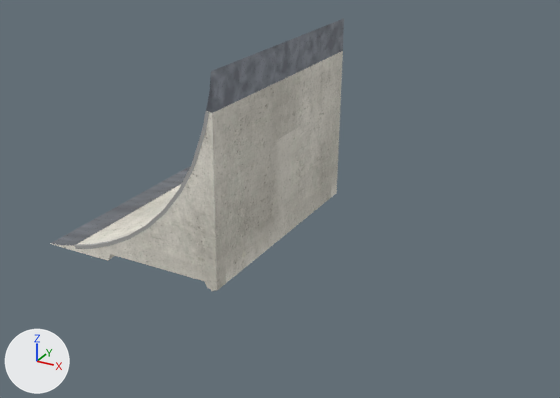
Before and after pictures for a commit that changed the glTF model public/katalog/modelle/wall-ramp-200.gltf.
One viewpoint serves both versions: a camera (50 mm lens) standing at (4.35, -6.21, 3.52) and looking at (1.03, -0.19, 0.51). Every picture has the same lights, and +X, +Y and +Z are marked at lower left. The older version comes first. Vertices at exactly the same position are counted once.

Script lines for the objects in view, before the commit:
```python
me_sk1799_wall_ramp_200_001 = bpy.data.meshes.new('SK1799_Wall_Ramp_200.001')
me_sk1799_wall_ramp_200_001.from_pydata(...)  # 169 vertices, 210 faces; spans x -1.0..1.0, y -1.25..1.25, z 0.0..2.0
# faces by material slot: [104, 22, 84]
me_sk1799_wall_ramp_200_001.materials.append(mat_beton_web_112)
me_sk1799_wall_ramp_200_001.materials.append(mat_stahl_web_071)
me_sk1799_wall_ramp_200_001.materials.append(mat_kantenwinkel_web_062)
ob_sk1799_wall_ramp_200_001 = bpy.data.objects.new('SK1799_Wall_Ramp_200.001', me_sk1799_wall_ramp_200_001)
ob_sk1799_wall_ramp_200_001.location = (0.0, 0.0, 0.0)
```
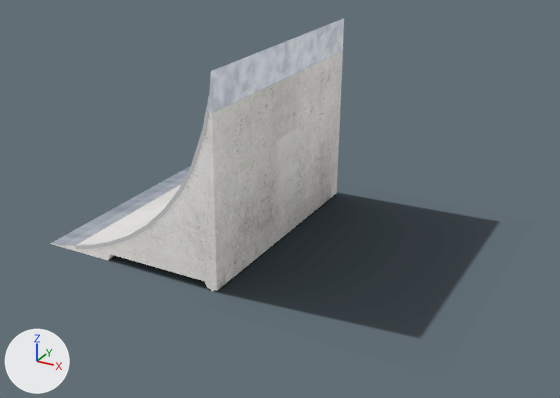
Changed parts and their boxes [x1, y1, x2, y2] in the pictures (560 x 398 px; the box of a moved part takes in the faces that stretch with it):
'Schatten', added
    after: [108, 193, 498, 337]
part 1 of me_sk1799_wall_ramp_200_001, moved or reshaped
    both: [79, 185, 181, 260]
part 2 of me_sk1799_wall_ramp_200_001, recoloured
    both: [52, 51, 343, 291]
part 3 of me_sk1799_wall_ramp_200_001, recoloured
    both: [50, 18, 344, 245]
part 4 of me_sk1799_wall_ramp_200_001, recoloured
    both: [75, 111, 209, 249]

What changed in the scene script:
```text
Add img_wall_ramp_200_licht:
    img_wall_ramp_200_licht = load_image('wall-ramp-200_licht', 'texturen/wall-ramp-200_licht.jpg', 2048, 2048, 'sRGB')
Add img_wall_ramp_200_schatten:
    img_wall_ramp_200_schatten = load_image('wall-ramp-200_schatten', 'texturen/wall-ramp-200_schatten.png', 289, 215, 'sRGB')
Add mat_kantenwinkel_web_019:
    mat_kantenwinkel_web_019 = bpy.data.materials.new('Kantenwinkel_web.019')
    # uses the picture img_wall_ramp_200_licht
Add mat_beton_web_045:
    mat_beton_web_045 = bpy.data.materials.new('Beton_web.045')
    # uses the picture img_wall_ramp_200_licht
Add mat_stahl_web_035:
    mat_stahl_web_035 = bpy.data.materials.new('Stahl_web.035')
    # uses the picture img_wall_ramp_200_licht
Add mat_schatten_043:
    mat_schatten_043 = bpy.data.materials.new('Schatten.043')
    # uses the picture img_wall_ramp_200_schatten
Change me_sk1799_wall_ramp_200_001:
    where me_sk1799_wall_ramp_200_001.from_pydata(...)  # 169 vertices, 210 faces; spans x -1.0..1.0, y -1.25..1.25, z 0.0..2.0
    used by ob_sk1799_wall_ramp_200_001; location = (0.0, 0.0, 0.0)
    me_sk1799_wall_ramp_200_001 part 1
    49 faces are deleted
    31 new faces join them, mat_beton_web_045
    4 new faces join them, mat_stahl_web_035
    14 new faces join them, mat_kantenwinkel_web_019
    me_sk1799_wall_ramp_200_001 part 2: 104 faces spanning x -1.0..1.0, y -1.25..1.25, z 0.0..1.67 switch from mat_beton_web_112 to mat_beton_web_045
    me_sk1799_wall_ramp_200_001 part 3: 22 faces spanning x -1.0..1.0, y -1.25..1.25, z 0.0..2.0 switch from mat_stahl_web_071 to mat_stahl_web_035
    me_sk1799_wall_ramp_200_001 part 4: 84 faces spanning x -0.67..0.97, y -1.25..1.25, z 0.03..1.67 switch from mat_kantenwinkel_web_062 to mat_kantenwinkel_web_019
Add me_schatten:
    me_schatten.from_pydata(...)  # 4 vertices, 2 faces; spans x -1.07..3.12, y -1.51..1.61, z 0.0
    me_schatten.materials.append(mat_schatten_043)
Add ob_schatten:
    ob_schatten = bpy.data.objects.new('Schatten', me_schatten)
    ob_schatten.location = (0.0, 0.0, 0.0)
```
